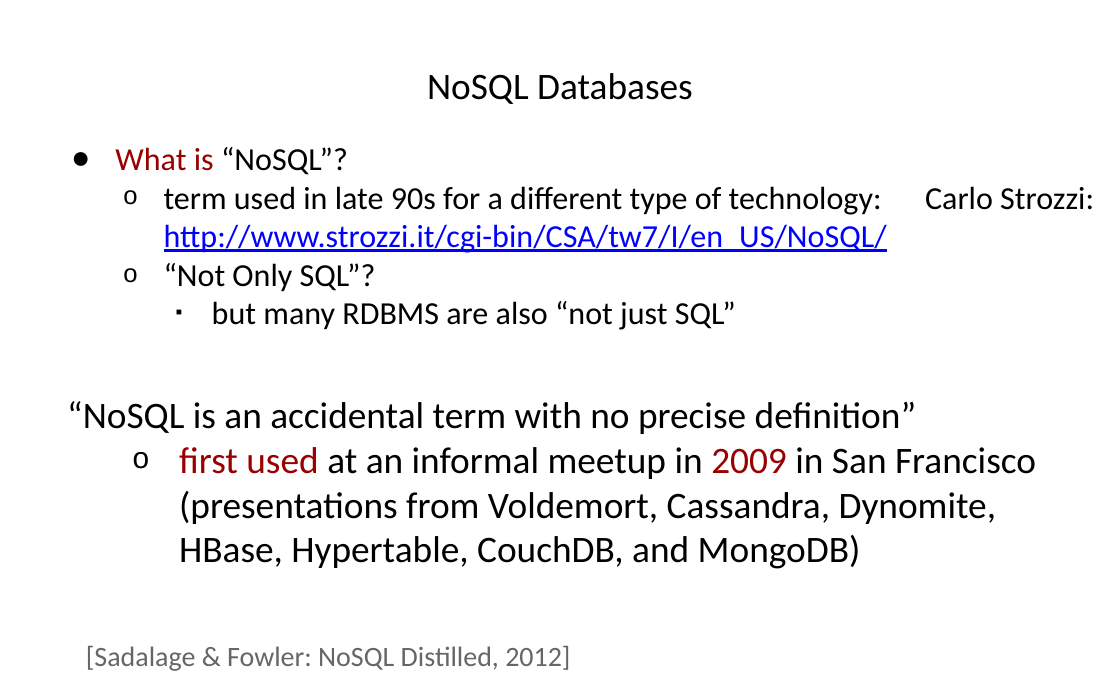
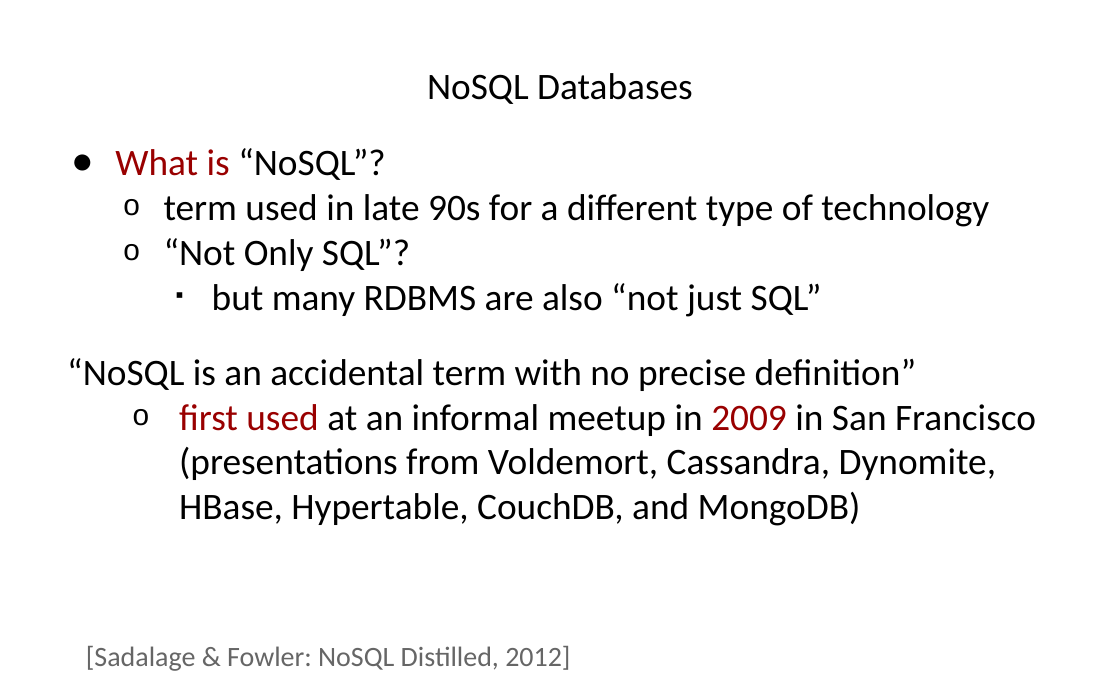
Before and after one commit to hogeschool/INFDEV026B, a slide deck: slide 5 of 2018-2019/build/Lecture 5.pptx. Drawn at 1120x700 pixels with LibreOffice and Linux fonts; fonts in the diff are those of the drawing. Boxes give left, top, right and bottom in pixels: in the first picture for what was removed or moved away, otherwise in the second. Text is boxed around its words. In the diff, an @@ line names an element or a change of style, - is before the commit and + after.

```diff
--- a/2018-2019/build/Lecture 5.pptx
+++ b/2018-2019/build/Lecture 5.pptx
@@ text at box(115, 148, 822, 317): size 20.6 to 24 pt in "What is “NoSQL”?", "“Not Only SQL”?", "but many RDBMS are also “not just ..." @@
@@ text at box(164, 194, 989, 227): text changed; size 20.6 to 24 pt @@
-  o term used in late 90s for a different type of technology: Carlo Strozzi: http://www.strozzi.it/cgi-bin/CSA/tw7/I/en_US/NoSQL/
+  o term used in late 90s for a different type of technology
@@ text "“NoSQL is an accidental term ...": place and size @@
-text "“NoSQL is an accidental term ..." at box(67, 401, 1036, 569)
+text "“NoSQL is an accidental term ..." at box(67, 358, 1036, 526)
```
Also in this commit, not shown: 24 other slides changed, 3 slides added, 1 slide removed.
